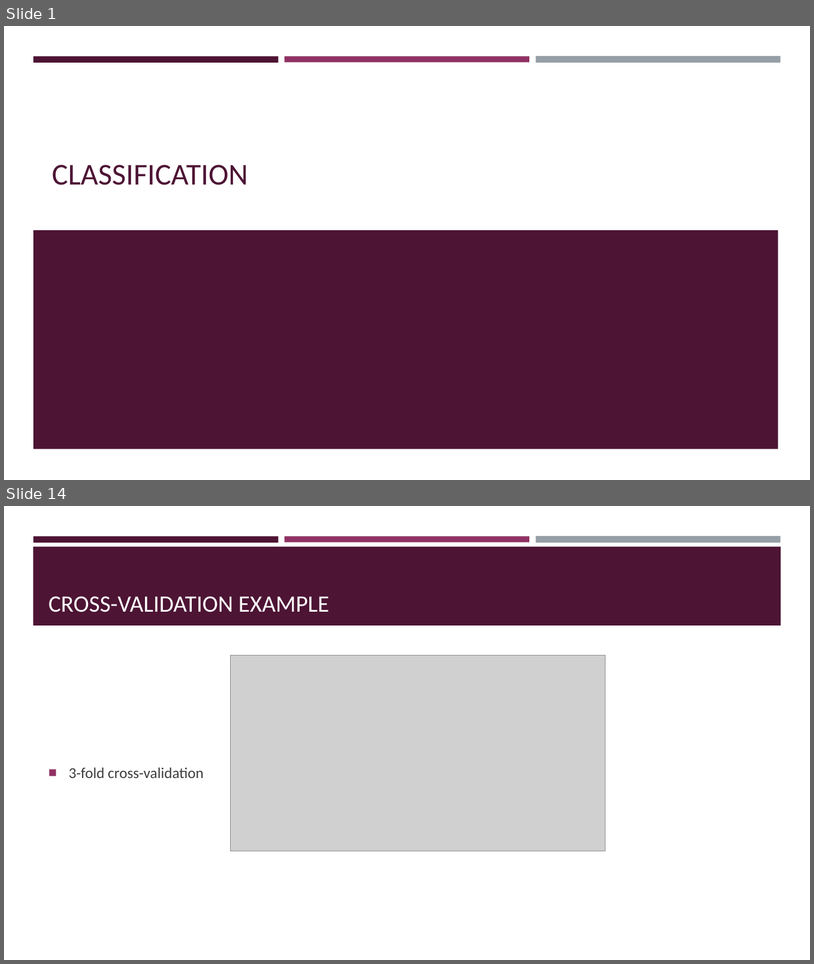
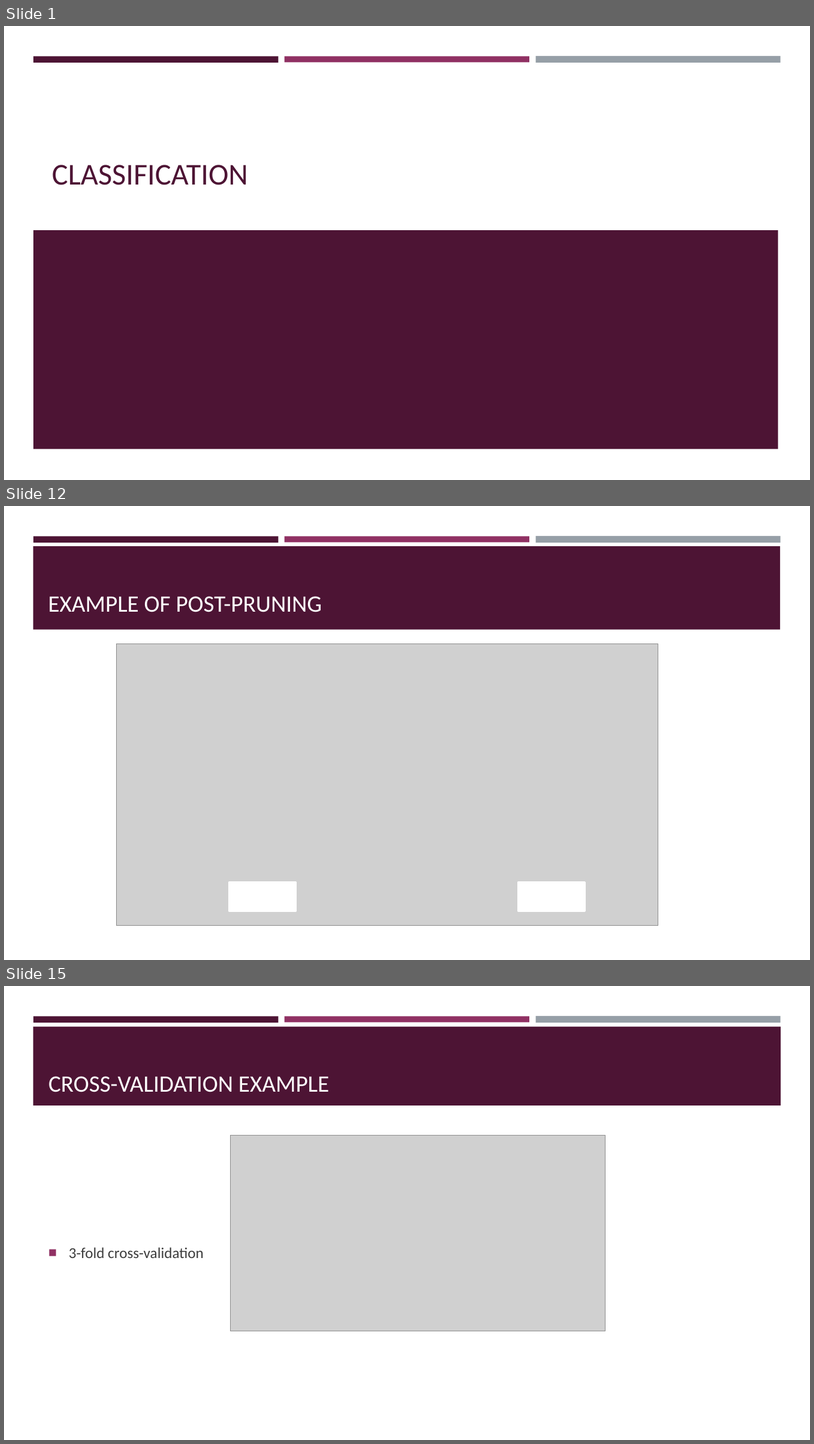
Before and after one commit to BeiyuLinCS/beiyulin.github.io, a slide deck: teach/fall_21/slides/ds_12.pptx. Shown one above the other, each under a label of ours: slides 1 and 14 before the commit, slides 1, 12 and 15 after it; the slides between them are not shown. The pictures are 814x964 and 814x1444 pixels, drawn with LibreOffice and Linux fonts; fonts in the diff are those of the drawing; grey boxes stand for pictures. Boxes give left, top, right and bottom in pixels: in the first picture for what was removed or moved away, otherwise in the second. Text is boxed around its words. In the diff, an @@ line names an element or a change of style, - is before the commit and + after.

```diff
--- a/teach/fall_21/slides/ds_12.pptx
+++ b/teach/fall_21/slides/ds_12.pptx
@@ slide 12 added at <box>4,506,810,960</box>, background #FFFFFF; not listed: 3 template elements that a slide beside it also shows @@
@@ rectangle added at <box>33,546,781,630</box>, fill #4D1434 @@
@@ title added at <box>48,596,323,612</box>, 28 pt, text #FFFFFF @@
+EXAMPLE OF POST-PRUNING
@@ picture added at <box>117,643,658,925</box> @@
@@ rectangle added at <box>229,882,296,912</box>, fill #FFFFFF, outline #FFFFFF 1.75 pt @@
@@ rectangle added at <box>518,882,585,912</box>, fill #FFFFFF, outline #FFFFFF 1.75 pt @@
@@ what was slide 14 is now slide 15 @@
```
Also in this commit, not shown: 13 slides changed, 8 other files.
